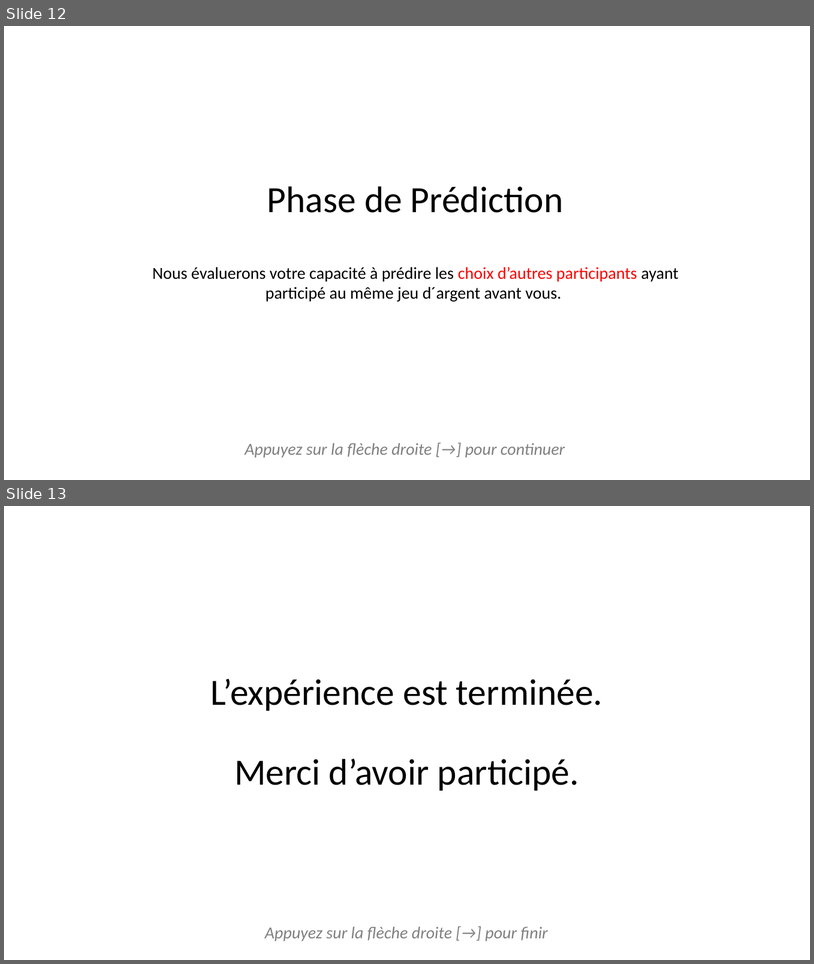
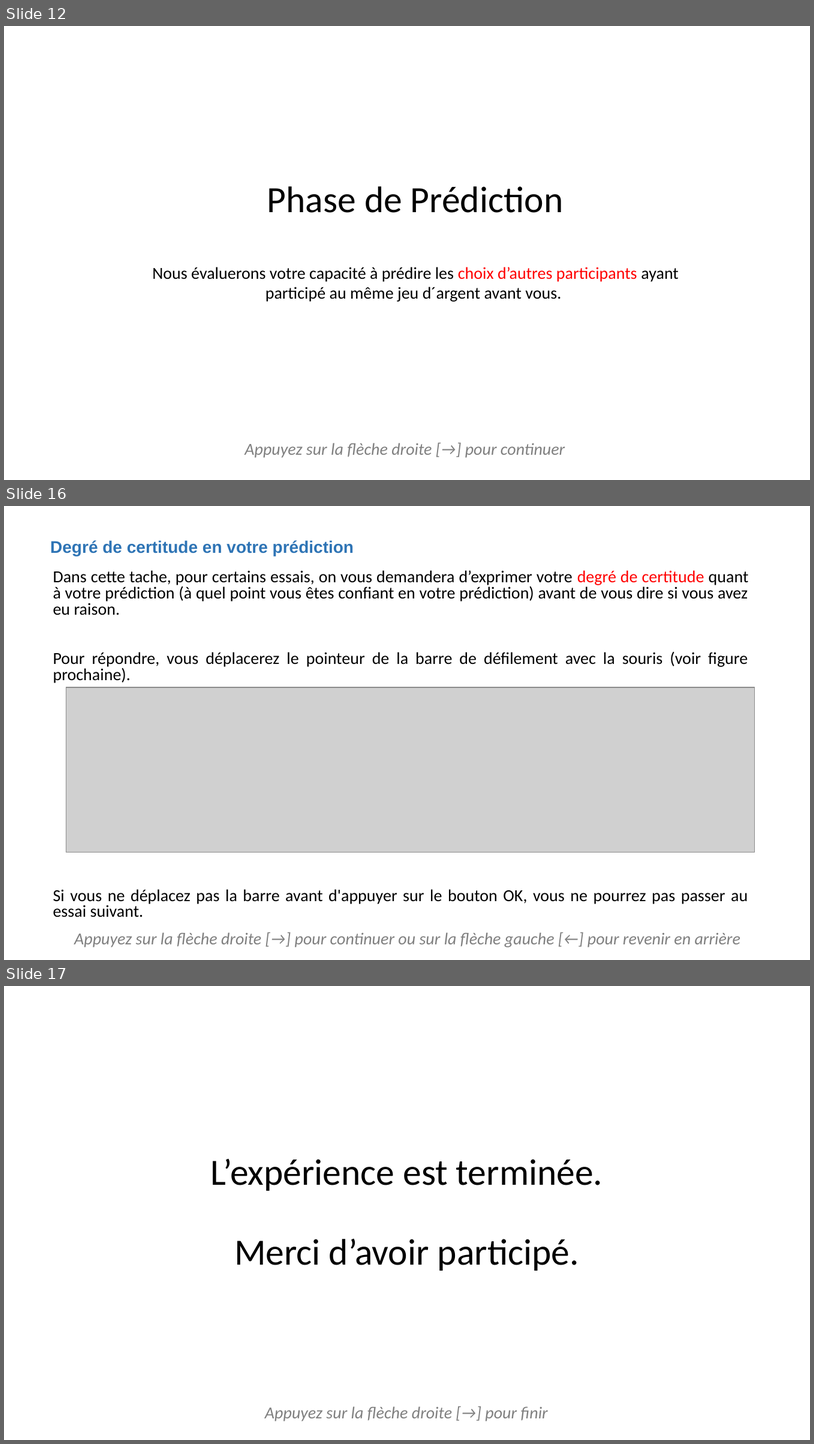
Before and after one commit to MBB-team/Online_Testing, a slide deck: DPD_task/stimuli/instructions/instructionsDPD.pptx. Shown one above the other, each under a label of ours: slides 12 and 13 before the commit, slides 12, 16 and 17 after it; the slides between them are not shown. The pictures are 814x964 and 814x1444 pixels, drawn with LibreOffice and Linux fonts; fonts in the diff are those of the drawing; grey boxes stand for pictures. Boxes give left, top, right and bottom in pixels: in the first picture for what was removed or moved away, otherwise in the second. Text is boxed around its words. In the diff, an @@ line names an element or a change of style, - is before the commit and + after.

```diff
--- a/DPD_task/stimuli/instructions/instructionsDPD.pptx
+++ b/DPD_task/stimuli/instructions/instructionsDPD.pptx
@@ slide 16 added at (4, 506, 810, 960), background #FFFFFF @@
@@ text added at (50, 540, 354, 556), 20 pt, text #2E74B5, bold @@
+Degré de certitude en votre prédiction
@@ text added at (53, 570, 749, 917), 20 pt, text #000000 @@
+Dans cette tache, pour certains essais, on vous demandera d’exprimer votre degré de certitude quant à votre prédiction (à quel point vous êtes confiant en votre prédiction) avant de vous dire si vous avez eu raison.
+Pour répondre, vous déplacerez le pointeur de la barre de défilement avec la souris (voir figure prochaine).
+Si vous ne déplacez pas la barre avant d'appuyer sur le bouton OK, vous ne pourrez pas passer au essai suivant.
@@ picture added at (66, 687, 755, 853) @@
@@ text added at (74, 932, 741, 947), 20 pt, text #808080, italic @@
+Appuyez sur la flèche droite [→] pour continuer ou sur la flèche gauche [←] pour revenir en arrière
@@ what was slide 13 is now slide 17 @@
```
Also in this commit, not shown: 2 slides changed, 3 other slides added, 10 other files.
